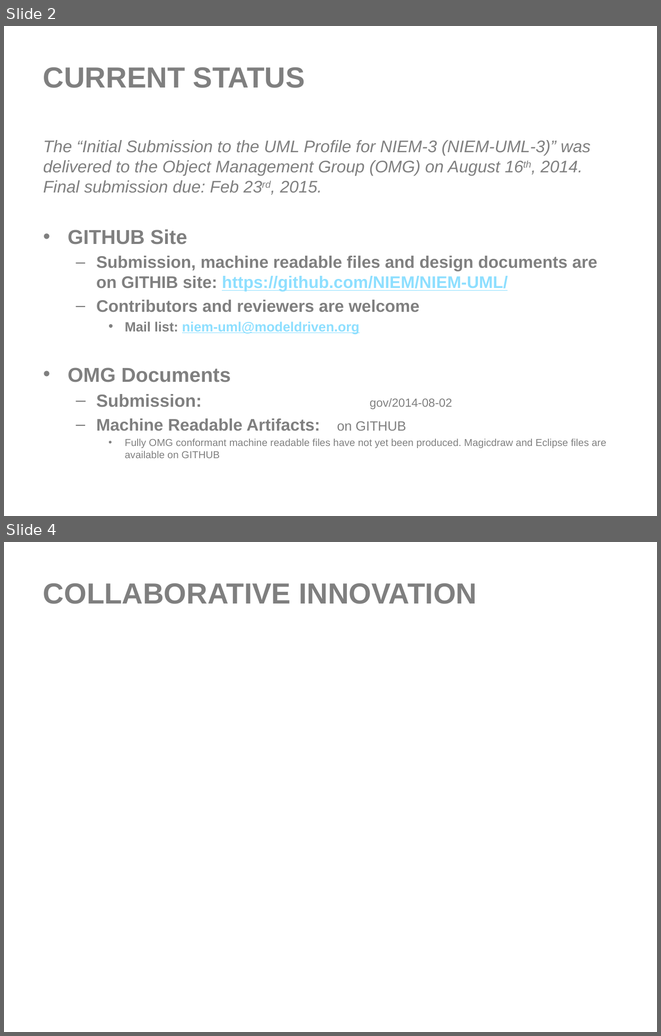
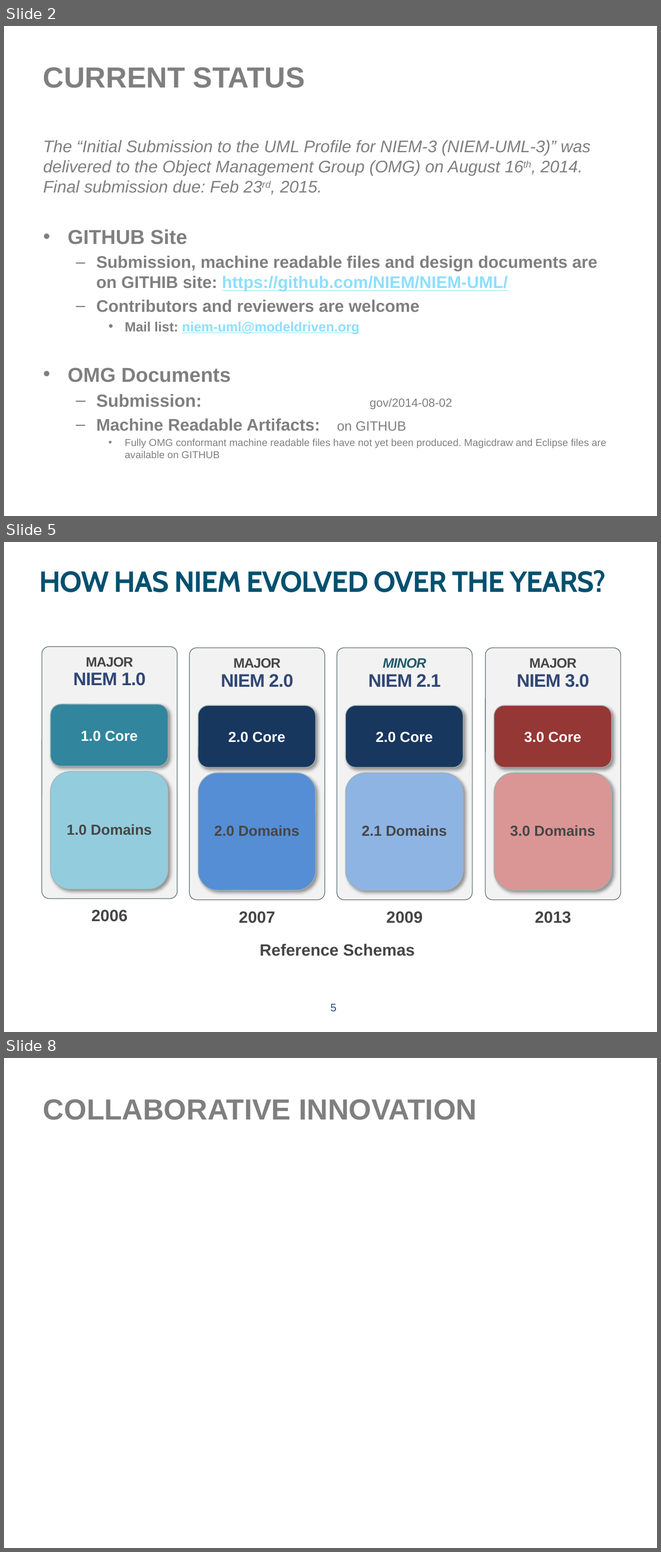
Before and after one commit to NIEM/NIEM-UML, a slide deck: Presentations/NIEM-UML-3-InitialSubmission.pptx. Shown one above the other, each under a label of ours: slides 2 and 4 before the commit, slides 2, 5 and 8 after it; the slides between them are not shown. The pictures are 661x1036 and 661x1552 pixels, drawn with LibreOffice and Linux fonts; fonts in the diff are those of the drawing; background and template pictures are left out. Boxes give left, top, right and bottom in pixels: in the first picture for what was removed or moved away, otherwise in the second. Text is boxed around its words. In the diff, an @@ line names an element or a change of style, - is before the commit and + after.

Commit message:
Presentation updated with NIEM-XML changes

```diff
--- a/Presentations/NIEM-UML-3-InitialSubmission.pptx
+++ b/Presentations/NIEM-UML-3-InitialSubmission.pptx
@@ slide 5 added at bbox=[4, 542, 657, 1032], background picture (left out) @@
@@ title added at bbox=[39, 570, 606, 592], 32 pt, text #00506F, bold @@
+HOW HAS NIEM EVOLVED OVER THE YEARS?
@@ rounded rectangle added at bbox=[42, 646, 177, 899], fill #F2F2F2, outline #5C7073 0.75 pt, 20 pt, text #304776, bold @@
+MAJOR
+NIEM 1.0
@@ rounded rectangle added at bbox=[190, 648, 325, 900], fill #F2F2F2, outline #5C7073 0.75 pt, 20 pt, text #304776, bold @@
+MAJOR
+NIEM 2.0
@@ rounded rectangle added at bbox=[337, 648, 472, 900], fill #F2F2F2, outline #5C7073 0.75 pt, 20 pt, text #304776, bold @@
+MINOR
+NIEM 2.1
@@ rounded rectangle added at bbox=[485, 648, 620, 900], fill #F2F2F2, outline #5C7073 0.75 pt, 20 pt, text #304776, bold @@
+MAJOR
+NIEM 3.0
@@ rounded rectangle added at bbox=[50, 704, 168, 766], fill #31859C, outline #9EB3B6 0.75 pt, 16 pt, text #FFFFFF, bold @@
+1.0 Core
@@ rounded rectangle added at bbox=[198, 705, 316, 767], fill #17375E, outline #9EB3B6 0.75 pt, 16 pt, text #FFFFFF, bold @@
+2.0 Core
@@ rounded rectangle added at bbox=[345, 705, 463, 767], fill #17375E, outline #9EB3B6 0.75 pt, 16 pt, text #FFFFFF, bold @@
+2.0 Core
@@ rounded rectangle added at bbox=[494, 705, 611, 767], fill #953735, outline #9EB3B6 0.75 pt, 16 pt, text #FFFFFF, bold @@
+3.0 Core
@@ rounded rectangle added at bbox=[50, 771, 168, 889], fill #93CDDD, outline #9EB3B6 0.75 pt, 16 pt, text #464646, bold @@
+1.0 Domains
@@ rounded rectangle added at bbox=[198, 773, 316, 890], fill #558ED5, outline #9EB3B6 0.75 pt, 16 pt, text #464646, bold @@
+2.0 Domains
@@ rounded rectangle added at bbox=[345, 773, 463, 890], fill #8EB4E3, outline #9EB3B6 0.75 pt, 16 pt, text #464646, bold @@
+2.1 Domains
@@ rounded rectangle added at bbox=[494, 773, 611, 890], fill #D99694, outline #9EB3B6 0.75 pt, 16 pt, text #464646, bold @@
+3.0 Domains
@@ text added at bbox=[91, 909, 127, 921], 18 pt, text #454545, bold @@
+2006
@@ text added at bbox=[239, 911, 275, 923], 18 pt, text #454545, bold @@
+2007
@@ text added at bbox=[386, 911, 422, 923], 18 pt, text #454545, bold @@
+2009
@@ text added at bbox=[535, 911, 571, 923], 18 pt, text #454545, bold @@
+2013
@@ text added at bbox=[259, 943, 415, 956], 18 pt, text #454545, bold @@
+Reference Schemas
@@ page number added at bbox=[330, 1004, 336, 1012], 12 pt, text #1F497D @@
+5
@@ what was slide 4 is now slide 8 @@
```
Also in this commit, not shown: 9 slides changed, 15 other slides added, 1 slide removed, 2 other files.
